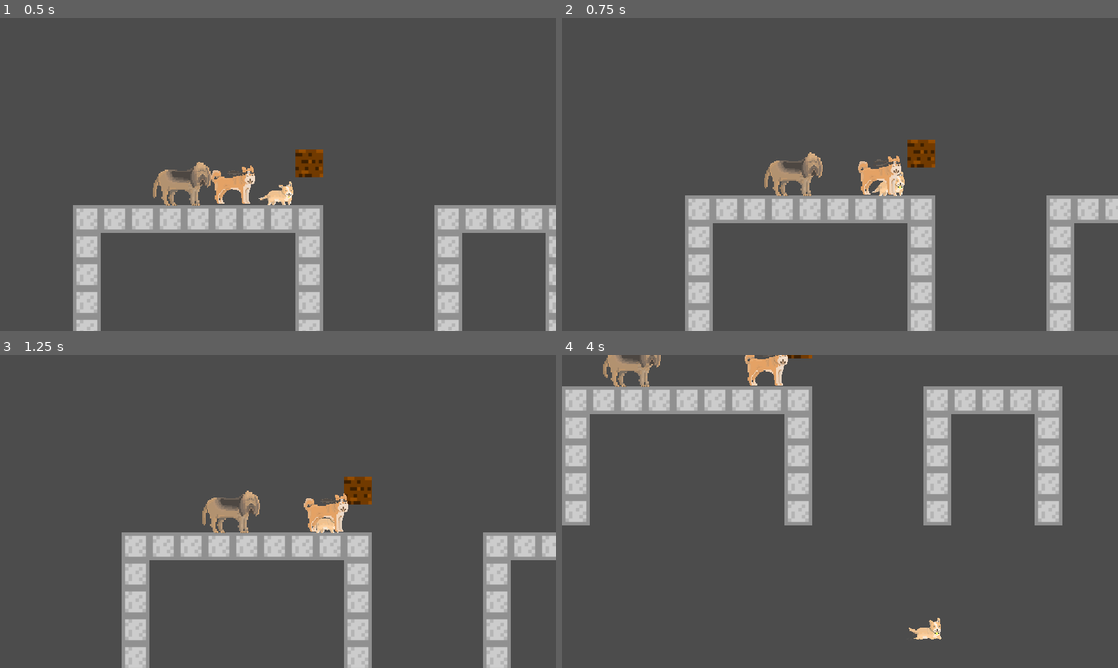
Above: before the commit, frames 1-4 (two rows, left to right).
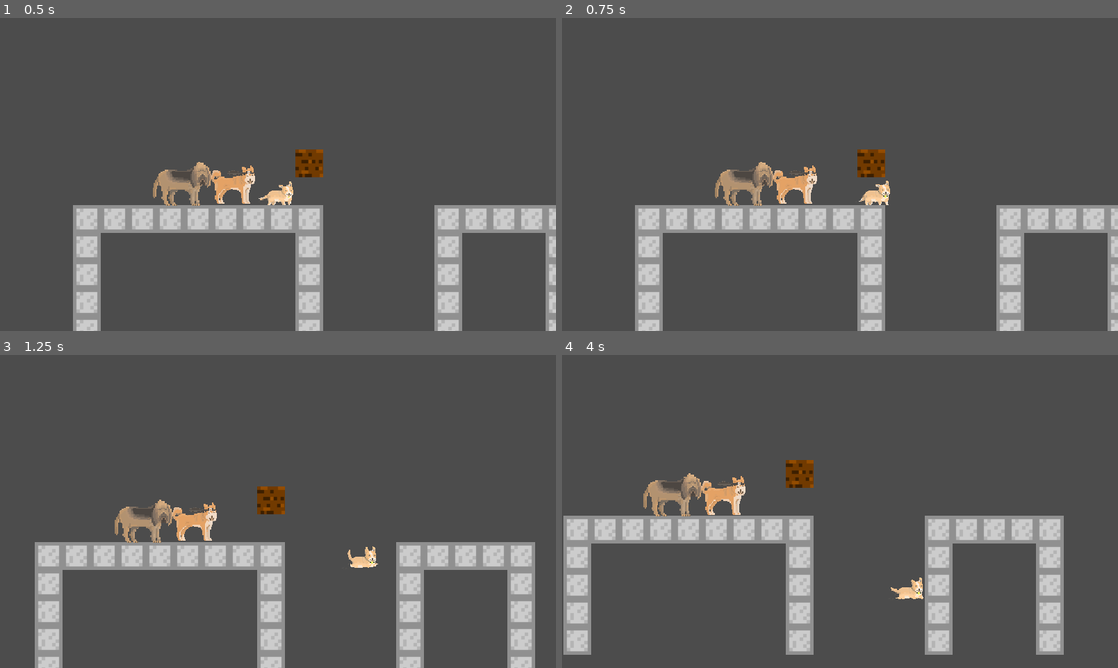
Above: after the commit, the same moments.

Repository: doge-io/temmie
Game: Godot game, scene res://levels/Level3.tscn
The game is run twice, just before and just after one commit, with the same random seed, the same clock (stepped at 60 frames per second) and the same inputs.
Inputs:
- Up to frame 1 (0.5 s): no input
- Up to frame 2 (0.75 s): hold Right (ui_right) from 0.53 s (still down); hold Space (ui_select) from 0.53 s (still down)
- Up to frame 3 (1.25 s): keep holding Right (ui_right); keep holding Space (ui_select)
- Up to frame 4 (4 s): release Space (ui_select) at 1.28 s; tap Space (ui_select) at 1.35, 1.52, 1.82, 2.85, 3.02, 3.32 s; release Right (ui_right) at 2.03 s; hold Left (ui_left) 2.03-2.78 s; hold Space (ui_select) 2.03-2.78 s; hold Right (ui_right) from 2.78 s (still down); hold Space (ui_select) from 3.53 s (still down)

Frame 1 is identical in both runs. In frame 2, 20% of the frame differs, in the area x 13-100%, y 38-100%; in frame 3, 22%; in frame 4, 28%, in the area x 0-91%, y 0-96%.

Commit message:
Added cycling through characters both ways

Diff:
--- /dev/null
+++ b/game/HUD/HUD.tscn
@@ -0,0 +1,16 @@
+[gd_scene format=2]
+
+[node name="MarginContainer" type="MarginContainer" index="0"]
+
+anchor_left = 0.0
+anchor_top = 0.0
+anchor_right = 0.0
+anchor_bottom = 0.0
+margin_right = 8.0
+margin_bottom = 40.0
+rect_pivot_offset = Vector2( 0, 0 )
+rect_clip_content = false
+mouse_filter = 0
+mouse_default_cursor_shape = 0
+size_flags_horizontal = 1
+size_flags_vertical = 1
--- /dev/null
+++ b/game/characters/Dog.gd
@@ -0,0 +1,38 @@
+extends KinematicBody2D
+
+# class member variables go here, for example:
+# var a = 2
+# var b = "textvar"
+
+var motion = Vector2()
+onready var active = false
+
+const UP = Vector2(0, -1)
+const GRAVITY = 20
+const SPEED = 150 #slightly slower
+const JUMP_HEIGHT = 400
+func _physics_process(delta):
+	motion.y += GRAVITY
+
+	if motion.x != 0:
+		$AnimatedSprite.play("Walk")
+	else:
+		$AnimatedSprite.play("Idle")
+
+	if active:
+		if Input.is_action_pressed("ui_right"):
+			motion.x = SPEED
+			$AnimatedSprite.flip_h = false
+		elif Input.is_action_pressed("ui_left"):
+			motion.x = -SPEED
+			$AnimatedSprite.flip_h = true
+		else:
+			motion.x = 0
+
+		if is_on_floor():
+			if Input.is_action_just_pressed("ui_up"):
+				motion.y = -JUMP_HEIGHT
+	else:
+		motion.x = 0
+
+	motion = move_and_slide(motion, UP)
--- a/game/levels/Level1.gd
+++ b/game/levels/Level1.gd
@@ -11,15 +11,24 @@
 	pass
 
 func _input(event):
-	if event.is_action_pressed("ui_select"):
-    # Just an ugly boolean switch :D
-		var current_player = players[current_player_index]
-		current_player.active = false
+	if event.is_action_pressed("ui_switch_left"):
+		switch_character(true)
+	elif event.is_action_pressed("ui_switch_right"):
+		switch_character(false)
 
-		current_player_index = 0 if current_player_index >= len(players)-1 else current_player_index + 1
-		current_player = players[current_player_index]
-		current_player.active = true
-		current_player.get_node("Camera2D").current = true
+
+func switch_character(left):
+	var current_player = players[current_player_index]
+	current_player.active = false
+
+	current_player_index += -1 if left else 1
+	if (current_player_index < 0):
+		current_player_index = len(players)-1
+	elif current_player_index > len(players)-1:
+		current_player_index = 0
+	current_player = players[current_player_index]
+	current_player.active = true
+	current_player.get_node("Camera2D").current = true
 
 func _process(delta):
 	for player in players:
--- a/game/project.godot
+++ b/game/project.godot
@@ -51,6 +51,29 @@
 "svg/scale": 1.0
 }
 
+[input]
+
+ui_left=[ Object(InputEventKey,"resource_local_to_scene":false,"resource_name":"","device":0,"alt":false,"shift":false,"control":false,"meta":false,"command":false,"pressed":false,"scancode":16777231,"unicode":0,"echo":false,"script":null)
+, Object(InputEventJoypadButton,"resource_local_to_scene":false,"resource_name":"","device":0,"button_index":14,"pressure":0.0,"pressed":false,"script":null)
+, Object(InputEventKey,"resource_local_to_scene":false,"resource_name":"","device":0,"alt":false,"shift":false,"control":false,"meta":false,"command":false,"pressed":false,"scancode":65,"unicode":0,"echo":false,"script":null)
+ ]
+ui_right=[ Object(InputEventKey,"resource_local_to_scene":false,"resource_name":"","device":0,"alt":false,"shift":false,"control":false,"meta":false,"command":false,"pressed":false,"scancode":16777233,"unicode":0,"echo":false,"script":null)
+, Object(InputEventJoypadButton,"resource_local_to_scene":false,"resource_name":"","device":0,"button_index":15,"pressure":0.0,"pressed":false,"script":null)
+, Object(InputEventKey,"resource_local_to_scene":false,"resource_name":"","device":0,"alt":false,"shift":false,"control":false,"meta":false,"command":false,"pressed":false,"scancode":68,"unicode":0,"echo":false,"script":null)
+ ]
+ui_up=[ Object(InputEventKey,"resource_local_to_scene":false,"resource_name":"","device":0,"alt":false,"shift":false,"control":false,"meta":false,"command":false,"pressed":false,"scancode":16777232,"unicode":0,"echo":false,"script":null)
+, Object(InputEventJoypadButton,"resource_local_to_scene":false,"resource_name":"","device":0,"button_index":12,"pressure":0.0,"pressed":false,"script":null)
+, Object(InputEventKey,"resource_local_to_scene":false,"resource_name":"","device":0,"alt":false,"shift":false,"control":false,"meta":false,"command":false,"pressed":false,"scancode":87,"unicode":0,"echo":false,"script":null)
+ ]
+ui_down=[ Object(InputEventKey,"resource_local_to_scene":false,"resource_name":"","device":0,"alt":false,"shift":false,"control":false,"meta":false,"command":false,"pressed":false,"scancode":16777234,"unicode":0,"echo":false,"script":null)
+, Object(InputEventJoypadButton,"resource_local_to_scene":false,"resource_name":"","device":0,"button_index":13,"pressure":0.0,"pressed":false,"script":null)
+, Object(InputEventKey,"resource_local_to_scene":false,"resource_name":"","device":0,"alt":false,"shift":false,"control":false,"meta":false,"command":false,"pressed":false,"scancode":83,"unicode":0,"echo":false,"script":null)
+ ]
+ui_switch_left=[ Object(InputEventKey,"resource_local_to_scene":false,"resource_name":"","device":0,"alt":false,"shift":false,"control":false,"meta":false,"command":false,"pressed":false,"scancode":81,"unicode":0,"echo":false,"script":null)
+ ]
+ui_switch_right=[ Object(InputEventKey,"resource_local_to_scene":false,"resource_name":"","device":0,"alt":false,"shift":false,"control":false,"meta":false,"command":false,"pressed":false,"scancode":69,"unicode":0,"echo":false,"script":null)
+ ]
+
 [rendering]
 
 quality/2d/use_pixel_snap=true
